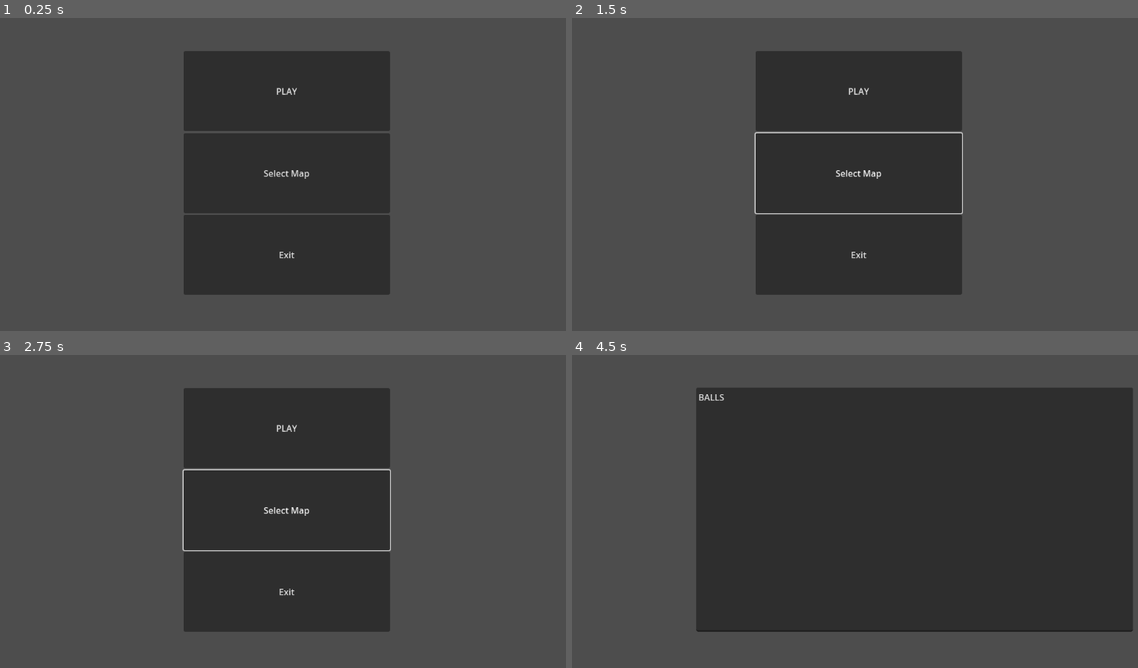
Above: before the commit, frames 1-4 (two rows, left to right).
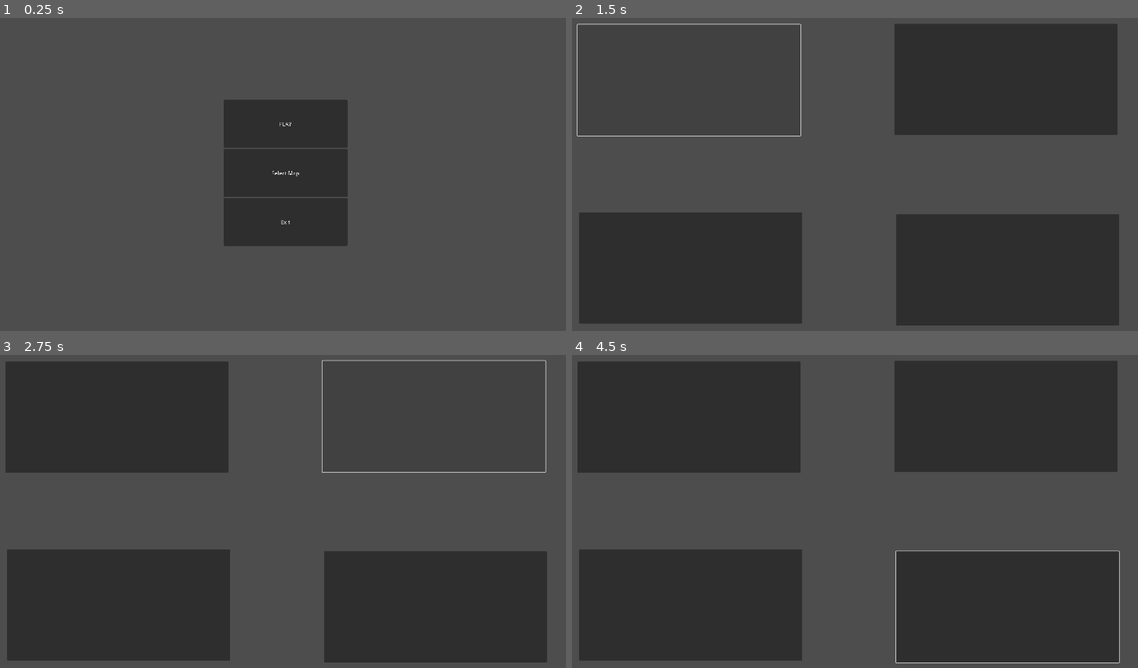
Above: after the commit, the same moments.

Repository: Tommyd27/Flip-the-Script-Jam
Game: Godot game, scene res://HomeScreen.tscn
Same seed, same stepped clock (60 frames per second), same inputs: the game is played once before the commit and once after it.
Inputs (mouse positions are in pixels of both pictures, inside the frame that each line leads up to):
- Up to frame 1 (0.25 s): no input
- Up to frame 2 (1.5 s): click "Select Map" at 0.5 s; click (690, 80) at 1.27 s
- Up to frame 3 (2.75 s): click (435, 417) at 2.02 s
- Up to frame 4 (4.5 s): click (690, 605) at 2.77 s; click (1007, 605) at 3.52 s; click (860, 426) at 4.25 s, where only the run before the commit has a clickable "PLAY"

The runs differ from the first frame. In frame 1, 18% of the frame differs, in the area x 32-69%, y 10-89%; in frame 2, 52%; in frame 3, 53%; in frame 4, 55%, in the area x 0-100%, y 2-99%.

Commit message:
updating

Diff:
--- a/HomeScreen.gd
+++ b/HomeScreen.gd
@@ -1,12 +1,8 @@
 extends Node2D
 
+func _ready():
+	pass
 
-# Called when the node enters the scene tree for the first time.
-func _ready():
-	pass # Replace with function body.
-
-
-# Called every frame. 'delta' is the elapsed time since the previous frame.
 func _process(delta):
 	pass
 
@@ -14,7 +10,7 @@
 	get_tree().change_scene_to_file("res://balls.tscn")
 
 func _on_select_map_pressed():
-	pass
+	get_tree().change_scene_to_file("res://map selection.tscn")
 
 func _on_exit_pressed():
 	get_tree().quit()
--- /dev/null
+++ b/Map Selection.gd
@@ -0,0 +1,15 @@
+extends Node2D
+
+
+# Called when the node enters the scene tree for the first time.
+func _ready():
+	pass # Replace with function body.
+
+# Called every frame. 'delta' is the elapsed time since the previous frame.
+func _process(delta):
+	pass
+
+func _input(event):
+	if event is InputEventKey and event.pressed:
+		if event.keycode == KEY_ESCAPE:
+			get_tree().change_scene_to_file("res://HomeScreen.tscn")
--- a/Map Selection.tscn
+++ b/Map Selection.tscn
@@ -1,3 +1,32 @@
-[gd_scene format=3 uid="uid://c3cwl87nekuc3"]
+[gd_scene load_steps=2 format=3 uid="uid://c3cwl87nekuc3"]
+
+[ext_resource type="Script" path="res://Map Selection.gd" id="1_82l1v"]
 
 [node name="Map Selection" type="Node2D"]
+script = ExtResource("1_82l1v")
+
+[node name="Camera2D" type="Camera2D" parent="."]
+
+[node name="Button" type="Button" parent="."]
+offset_left = -852.0
+offset_top = -455.0
+offset_right = -169.0
+offset_bottom = -114.0
+
+[node name="Button2" type="Button" parent="."]
+offset_left = 118.0
+offset_top = -457.0
+offset_right = 801.0
+offset_bottom = -116.0
+
+[node name="Button3" type="Button" parent="."]
+offset_left = -847.0
+offset_top = 121.0
+offset_right = -164.0
+offset_bottom = 462.0
+
+[node name="Button4" type="Button" parent="."]
+offset_left = 123.0
+offset_top = 127.0
+offset_right = 806.0
+offset_bottom = 468.0
--- a/Map.tscn
+++ /dev/null
@@ -1,3 +0,0 @@
-[gd_scene format=3 uid="uid://b8i4to4f1mhdh"]
-
-[node name="Map" type="Node2D"]
--- /dev/null
+++ b/TextEdit.gd
@@ -0,0 +1,12 @@
+extends TextEdit
+
+func _ready():
+	pass
+
+func _process(delta):
+	pass
+
+func _input(event):
+	if event is InputEventKey and event.pressed:
+		if event.keycode == KEY_ESCAPE:
+			get_tree().change_scene_to_file("res://HomeScreen.tscn")
--- a/balls.tscn
+++ b/balls.tscn
@@ -1,14 +1,16 @@
-[gd_scene format=3 uid="uid://dt5820lymhupm"]
+[gd_scene load_steps=2 format=3 uid="uid://dt5820lymhupm"]
+
+[ext_resource type="Script" path="res://TextEdit.gd" id="1_rri16"]
 
 [node name="Node2D" type="Node2D"]
 
-[node name="Node" type="Node" parent="."]
+[node name="TextEdit" type="TextEdit" parent="."]
+offset_left = -256.0
+offset_top = -256.0
+offset_right = 256.0
+offset_bottom = 256.0
+text = "BALLS"
+script = ExtResource("1_rri16")
+metadata/_edit_group_ = true
 
-[node name="Node2" type="Node" parent="."]
-
-[node name="TextEdit" type="TextEdit" parent="."]
-offset_left = 283.0
-offset_top = 99.0
-offset_right = 1085.0
-offset_bottom = 548.0
-text = "BALLS"
+[node name="Camera2D" type="Camera2D" parent="."]
--- a/project.godot
+++ b/project.godot
@@ -15,6 +15,12 @@
 config/features=PackedStringArray("4.1", "Forward Plus")
 config/icon="res://icon.svg"
 
+[display]
+
+window/size/viewport_width=1920
+window/size/viewport_height=1080
+window/size/mode=3
+
 [rendering]
 
 textures/canvas_textures/default_texture_filter=0
